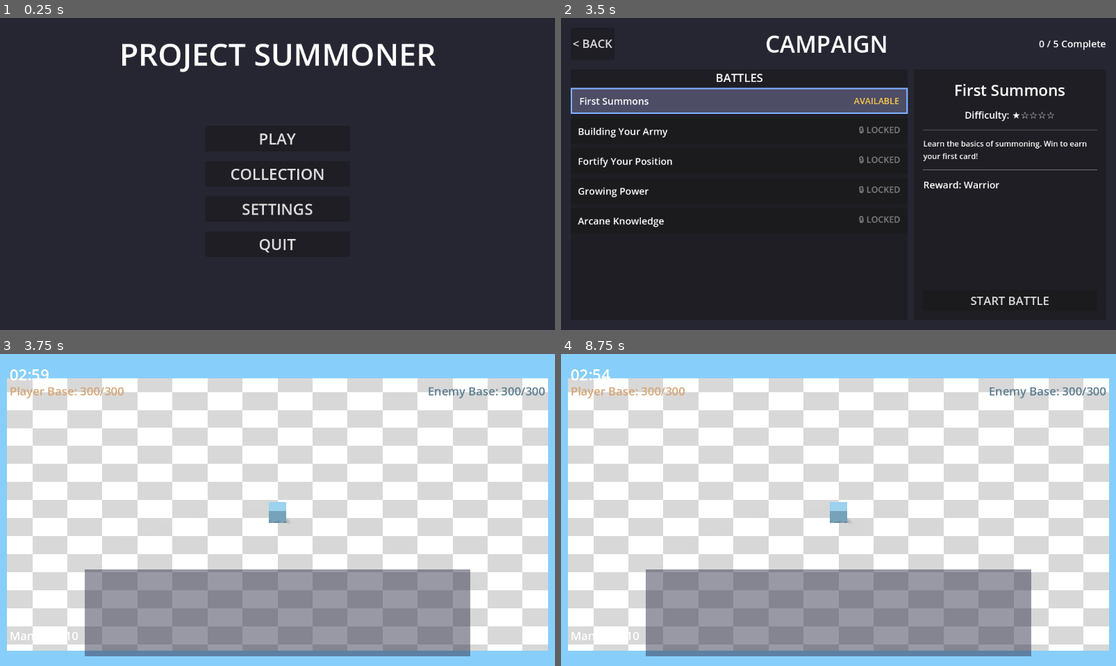
Above: before the commit, frames 1-4 (two rows, left to right).
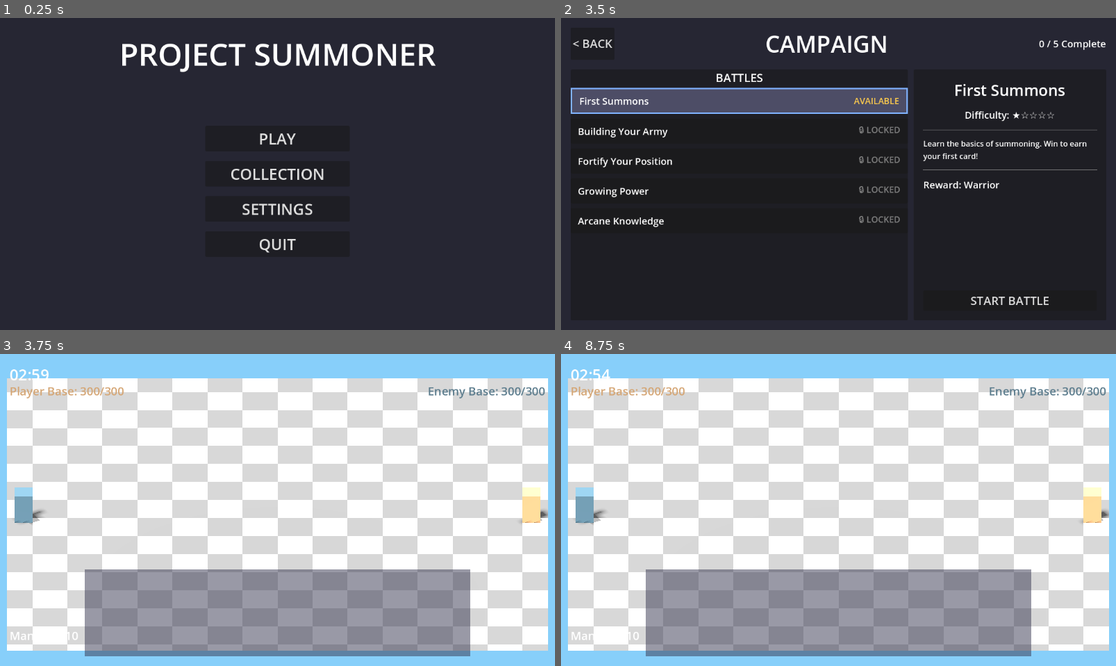
Above: after the commit, the same moments.

Repository: amari-charles/project-summoner
Game: Godot game, scene res://scenes/ui/main_menu.tscn
Two runs of this game, one before a commit and one after it. Both use one fixed random seed, a clock stepped at 60 frames per second and the inputs below.
Inputs (mouse positions are in pixels of both pictures, inside the frame that each line leads up to):
- Up to frame 1 (0.25 s): no input
- Up to frame 2 (3.5 s): click "PLAY" at 0.5 s; click "SELECT" at 1.25 s; click "CHOOSE WARRIOR" at 2 s; click (738, 99) at 2.75 s
- Up to frame 3 (3.75 s): click "START BATTLE" at 3.5 s
- Up to frame 4 (8.75 s): tap Enter at 4.25, 5.75, 7.25 s; drag from (838, 612) to (894, 441) at 4.27 s; tap Space at 5, 6.5, 8 s; drag from (727, 525) to (810, 572) at 5.02 s; move the mouse to (894, 441) at 5.77 s; tap 1 at 5.85, 7.35 s; click (894, 441) at 5.92 s; drag from (810, 572) to (672, 463) at 6.52 s; move the mouse to (1005, 556) at 7.27 s; click (1005, 556) at 7.42 s; drag from (672, 463) to (755, 432) at 8.02 s

Frames 1-2 are identical in both runs. In frame 3, 1.1% of the frame differs, in the area x 2-99%, y 42-55%; in frame 4, 1.1%.

Commit message:
Fix base positioning in campaign battle scene
- Position PlayerBase3D at (0, 2, -29)
- Position EnemyBase3D at (0, 2, 29)
- Bases now visible at opposite ends of battlefield

🤖 Generated with [Claude Code](https://claude.com/claude-code)

Co-Authored-By: Claude <noreply@anthropic.com>

Diff:
--- a/scenes/battlefield/campaign_battle_3d.tscn
+++ b/scenes/battlefield/campaign_battle_3d.tscn
@@ -30,8 +30,10 @@
 script = ExtResource("9_enemy_deck_loader")
 
 [node name="PlayerBase3D" parent="." instance=ExtResource("4_player_base")]
+transform = Transform3D(1, 0, 0, 0, 1, 0, 0, 0, 1, 0, 2, -29)
 
 [node name="EnemyBase3D" parent="." instance=ExtResource("5_enemy_base")]
+transform = Transform3D(1, 0, 0, 0, 1, 0, 0, 0, 1, 0, 2, 29)
 
 [node name="UI" type="CanvasLayer" parent="."]
 
